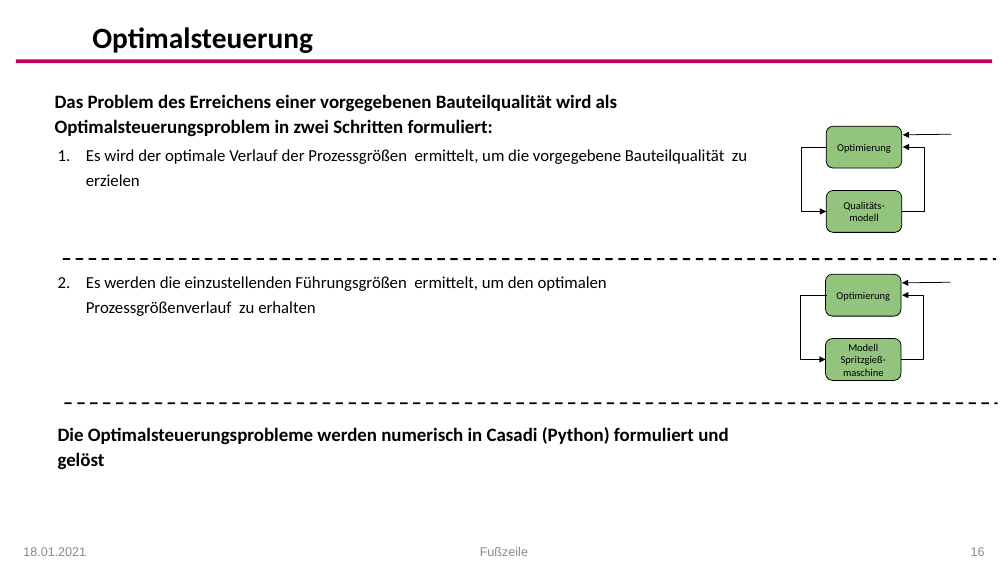
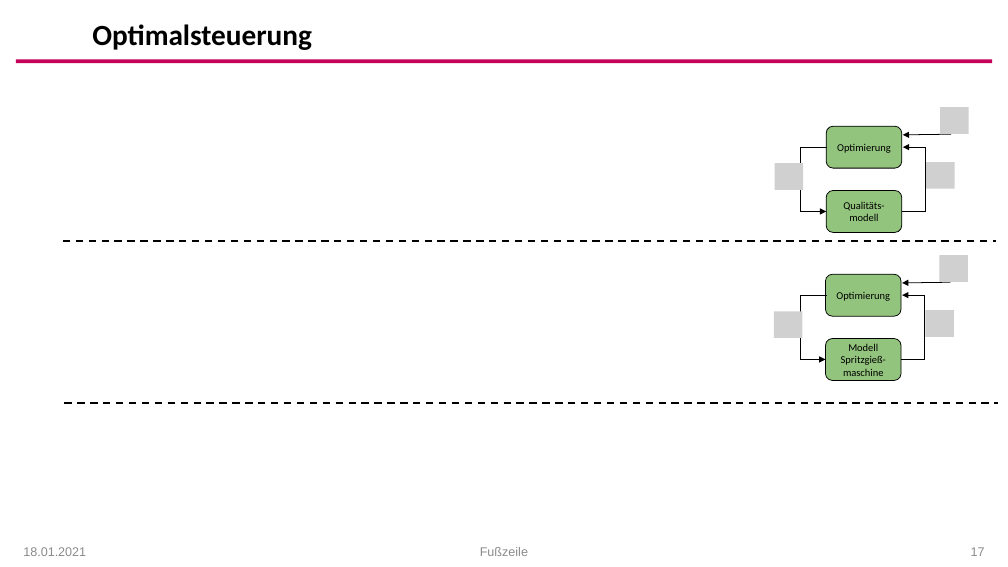
Before and after one commit to arehmer/DigitalTwinInjectionMoulding, a slide deck: slide 17 of Präsentationen/Kick-Off_Agenda.pptx (slide 16 before the commit). Drawn at 1008x567 pixels with LibreOffice and Linux fonts; fonts in the diff are those of the drawing; grey boxes stand for pictures; background and template pictures are left out. Boxes give left, top, right and bottom in pixels: in the first picture for what was removed or moved away, otherwise in the second. Text is boxed around its words. In the diff, an @@ line names an element or a change of style, - is before the commit and + after.

```diff
--- a/Präsentationen/Kick-Off_Agenda.pptx
+++ b/Präsentationen/Kick-Off_Agenda.pptx
@@ title "Optimalsteuerung" at [92,24,312,50]: size 28 to 27.9 pt; line spacing 1 to 0.9 @@
@@ text removed at [55,94,747,470] @@
-Das Problem des Erreichens einer vorgegebenen Bauteilqualität wird als Optimalsteuerungsproblem in zwei Schritten formuliert:
-  1. Es wird der optimale Verlauf der Prozessgrößen ermittelt, um die vorgegebene Bauteilqualität zu erzielen
-  2. Es werden die einzustellenden Führungsgrößen ermittelt, um den optimalen Prozessgrößenverlauf zu erhalten
-Die Optimalsteuerungsprobleme werden numerisch in Casadi (Python) formuliert und gelöst
@@ picture added at [940,107,969,134] @@
@@ elbow arrow (827, 147) - (827, 212): route changed @@
@@ elbow arrow (902, 212) - (903, 147): route changed @@
@@ freeform shape removed at [903,135,951,135] @@
@@ arrow added from (951, 135) to (903, 135), #000000 0.75 pt @@
@@ picture added at [775,163,804,190] @@
@@ picture added at [926,162,955,188] @@
@@ freeform shape removed at [63,259,997,259] @@
@@ line added from (63, 241) to (997, 241), #000000 1.75 pt dashed @@
@@ picture added at [939,256,968,282] @@
@@ elbow arrow (827, 296) - (826, 360): route changed @@
@@ elbow arrow (901, 360) - (902, 296): route changed @@
@@ freeform shape removed at [902,282,951,283] @@
@@ arrow added from (951, 282) to (902, 283), #000000 0.75 pt @@
@@ picture added at [774,312,803,338] @@
@@ picture added at [926,310,954,337] @@
@@ outline #000000 0.74 pt to #000000 0.75 pt in 4 elements at [827,126,902,168], [827,191,902,232], [826,274,901,316], [826,339,901,380] @@
@@ page number at [971,547,985,556]: text changed @@
-16
+17
```
Also in this commit, not shown: 22 other slides changed, 1 slide added, 1 slide removed, 4 other files.
